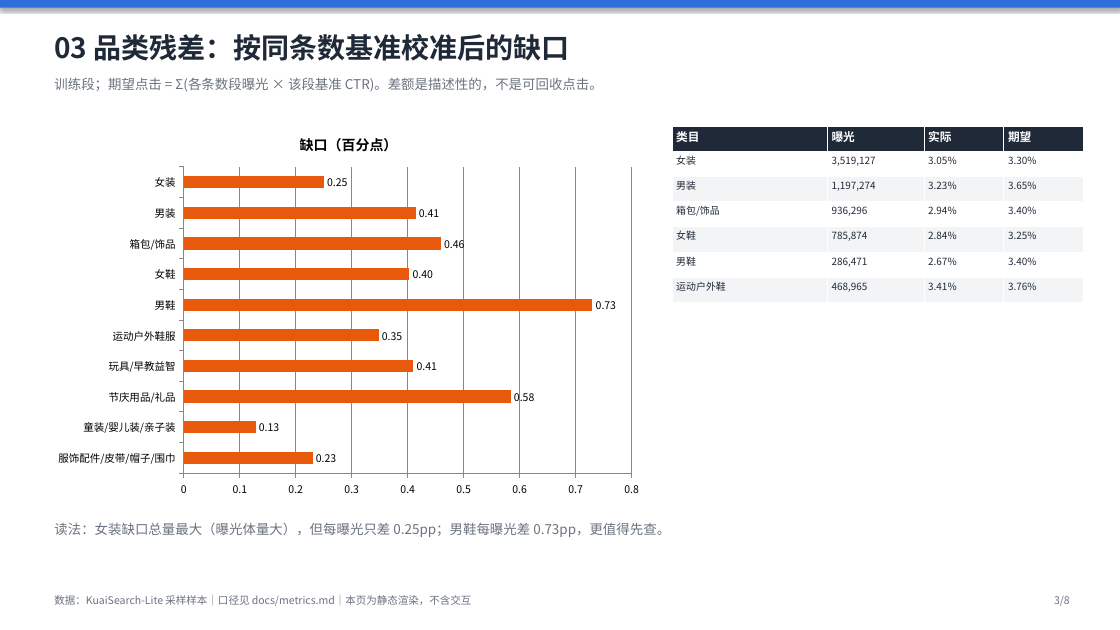
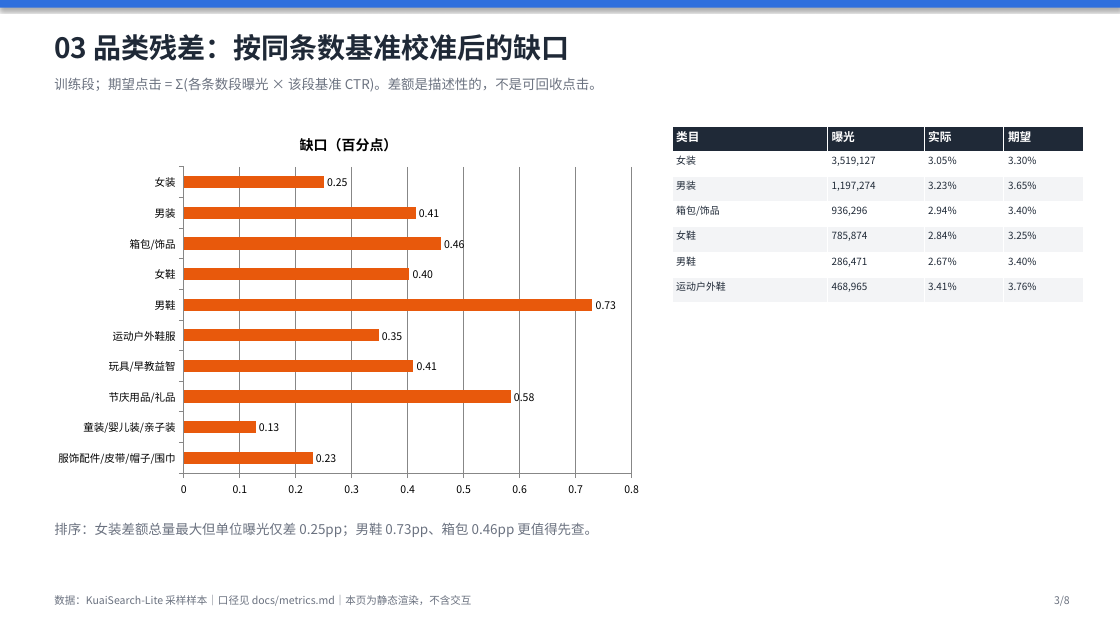
Before and after one commit to wsirui512-ops/kuaisearch-search-ops, a slide deck: slide 3 of dashboards/静态看板.pptx. Drawn at 1120x630 pixels with LibreOffice and Linux fonts; fonts in the diff are those of the drawing. Boxes give left, top, right and bottom in pixels: in the first picture for what was removed or moved away, otherwise in the second. Text is boxed around its words. In the diff, an @@ line names an element or a change of style, - is before the commit and + after.

```diff
--- a/dashboards/静态看板.pptx
+++ b/dashboards/静态看板.pptx
@@ text at [54, 522, 598, 537]: text changed @@
-读法：女装缺口总量最大（曝光体量大），但每曝光只差 0.25pp；男鞋每曝光差 0.73pp，更值得先查。
+排序：女装差额总量最大但单位曝光仅差 0.25pp；男鞋 0.73pp、箱包 0.46pp 更值得先查。
```
Also in this commit, not shown: 3 other slides changed, 8 other files.
